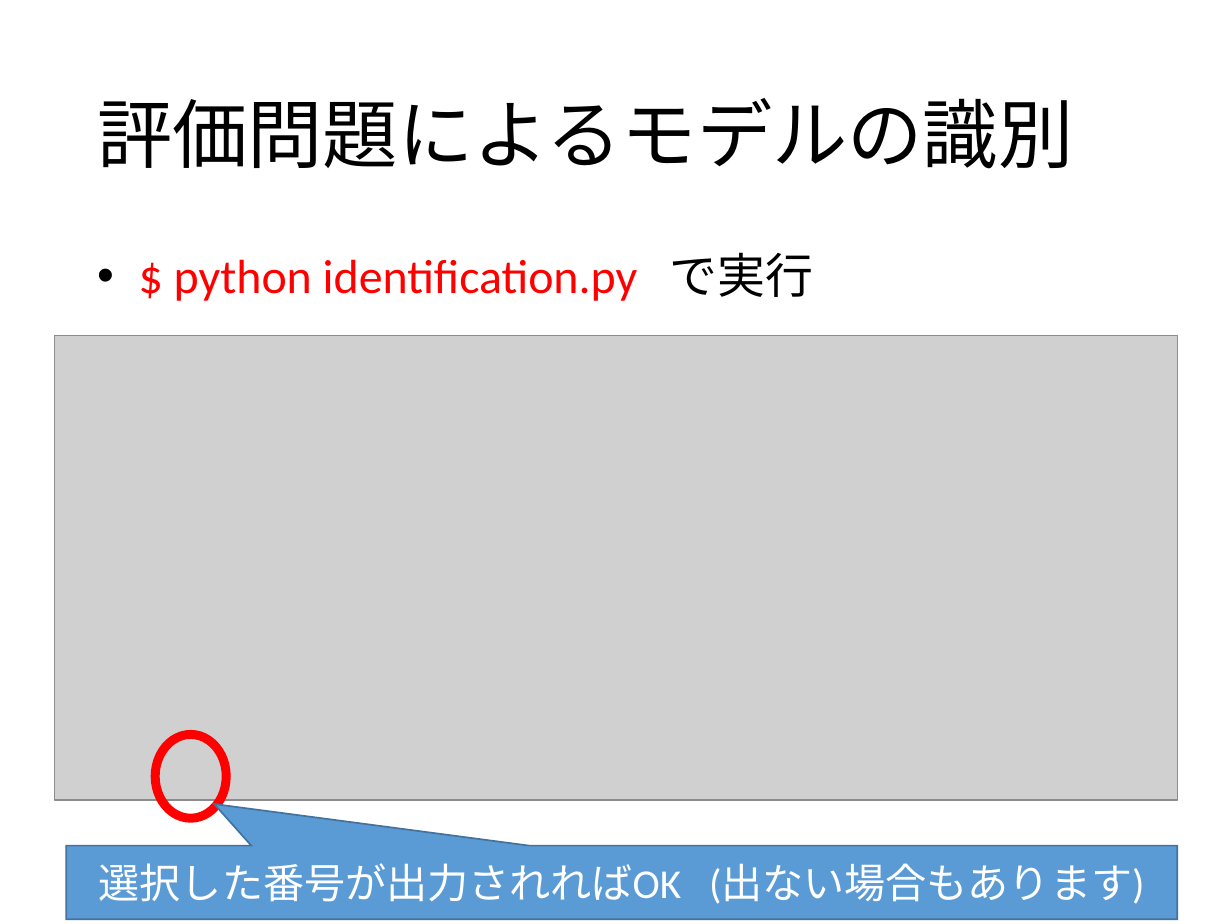
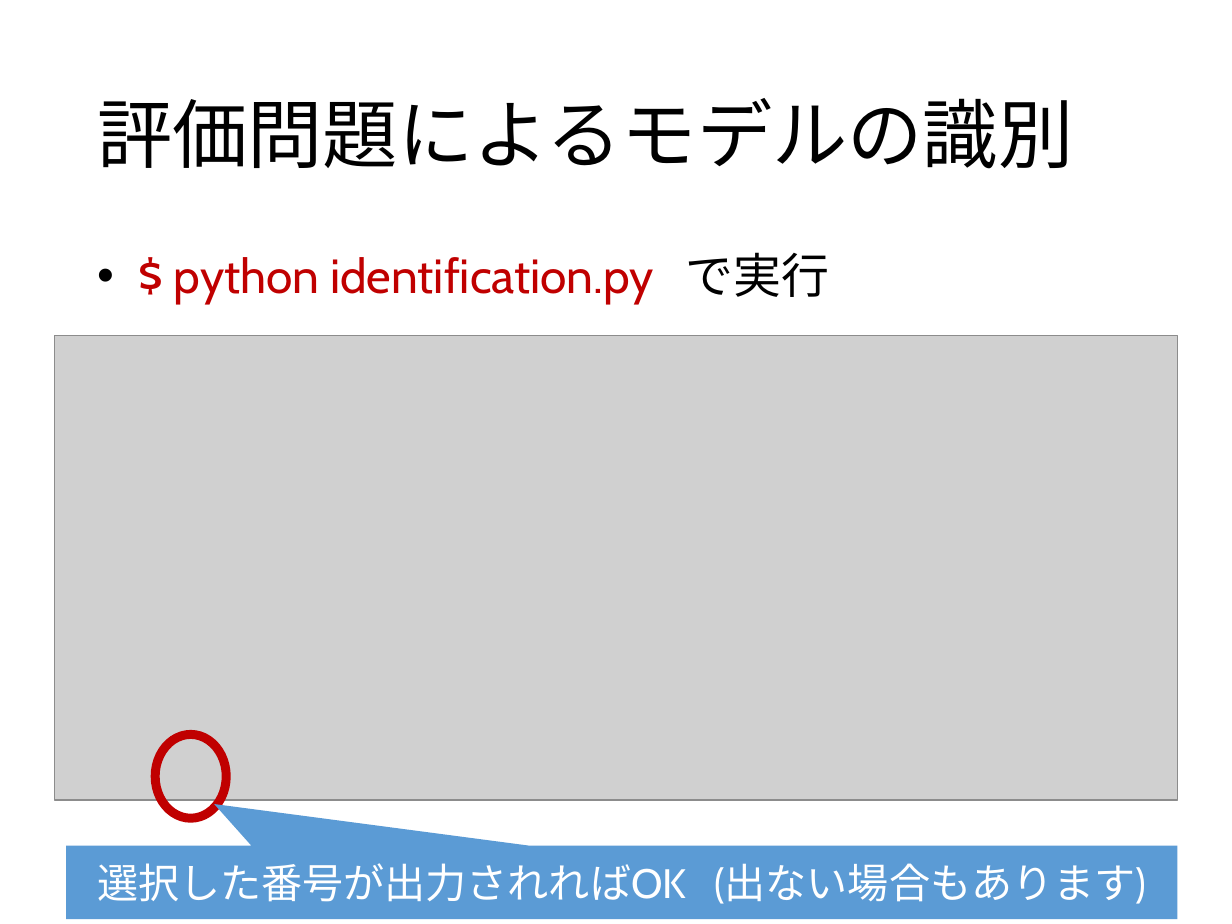
Before and after one commit to 2017B4/rinko, a slide deck: slide 30 of 輪講実習.pptx. Drawn at 1232x924 pixels with LibreOffice and Linux fonts; fonts in the diff are those of the drawing; grey boxes stand for pictures. Boxes give left, top, right and bottom in pixels: in the first picture for what was removed or moved away, otherwise in the second. Text is boxed around its words. In the diff, an @@ line names an element or a change of style, - is before the commit and + after.

```diff
--- a/輪講実習.pptx
+++ b/輪講実習.pptx
@@ text "$ python identification.py で実行" at [174, 252, 830, 304]: font Calibri to Cabin; text colour #FF0000 to #C00000 in "$ python identification.py" @@
@@ ellipse at [155, 734, 227, 818]: outline #FF0000 5.25 pt to #C00000 5.25 pt @@
@@ speech box "選択した番号が出力されればOK (出ない場合もあります)" at [67, 845, 1178, 919]: font Calibri to Cabin; outline #43739E 1 pt to none @@
```
Also in this commit, not shown: 30 other slides changed.
